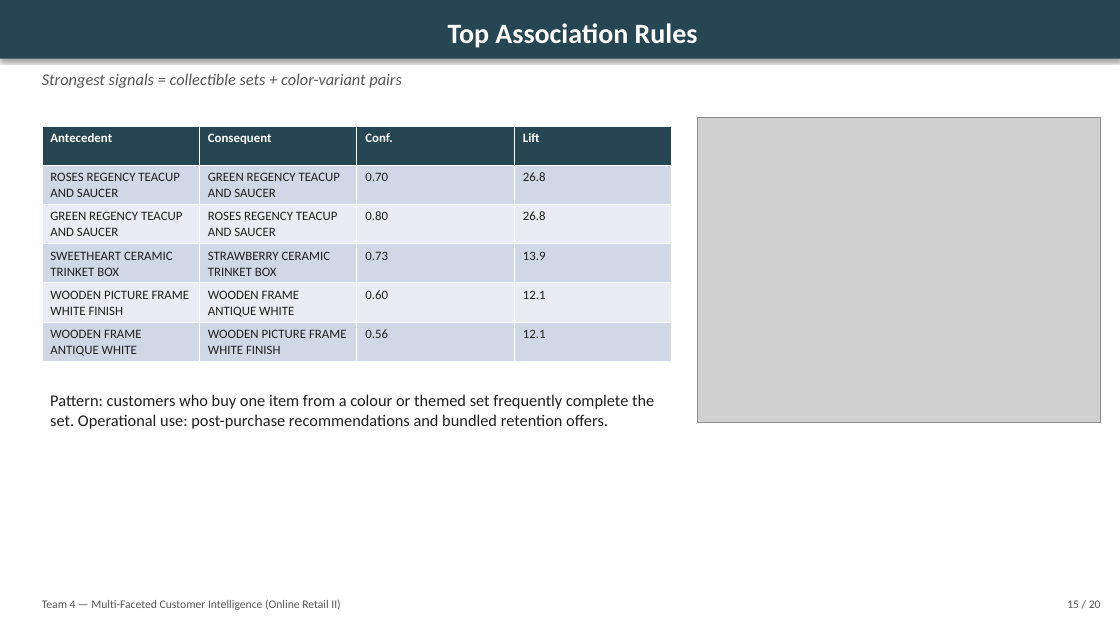
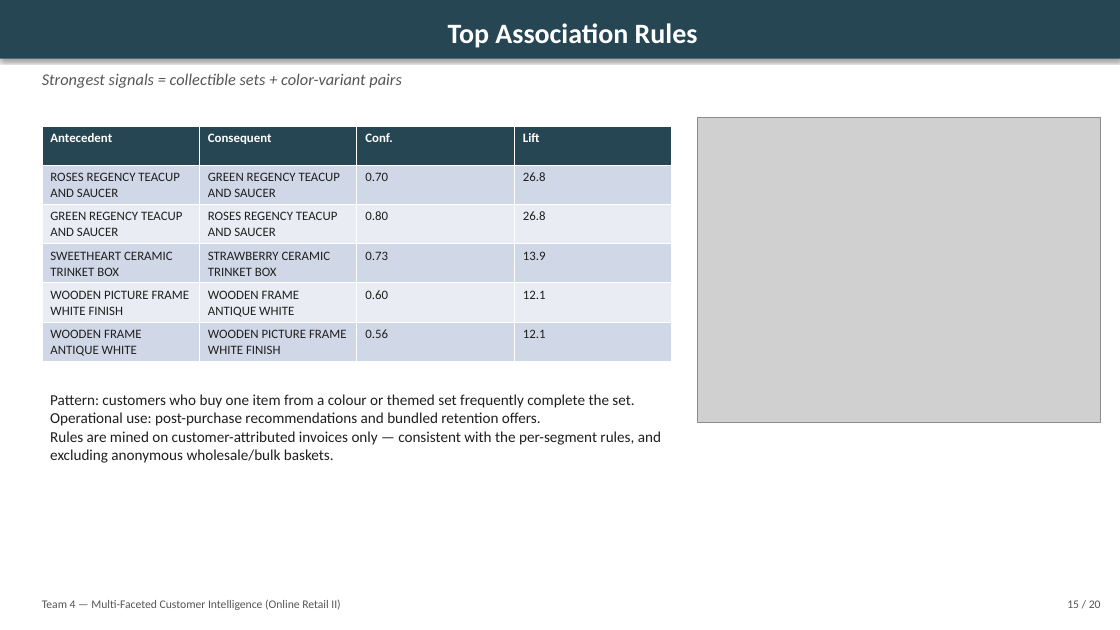
Before and after one commit to DCSlucifer/Multi-Faceted-Customer-Intelligence-for-E-commerce, a slide deck: slide 15 of reports/slides.pptx. Drawn at 1120x630 pixels with LibreOffice and Linux fonts; fonts in the diff are those of the drawing; grey boxes stand for pictures. Boxes give left, top, right and bottom in pixels: in the first picture for what was removed or moved away, otherwise in the second. Text is boxed around its words. In the diff, an @@ line names an element or a change of style, - is before the commit and + after.

```diff
--- a/reports/slides.pptx
+++ b/reports/slides.pptx
@@ text at bbox=[50, 394, 661, 463]: text changed; size 14 to 13 pt @@
-Pattern: customers who buy one item from a colour or themed set frequently complete the set. Operational use: post-purchase recommendations and bundled retention offers.
+Pattern: customers who buy one item from a colour or themed set frequently complete the set. Operational use: post-purchase recommendations and bundled retention offers.
+Rules are mined on customer-attributed invoices only — consistent with the per-segment rules, and excluding anonymous wholesale/bulk baskets.
```
Also in this commit, not shown: 3 other slides changed, 18 other files.
